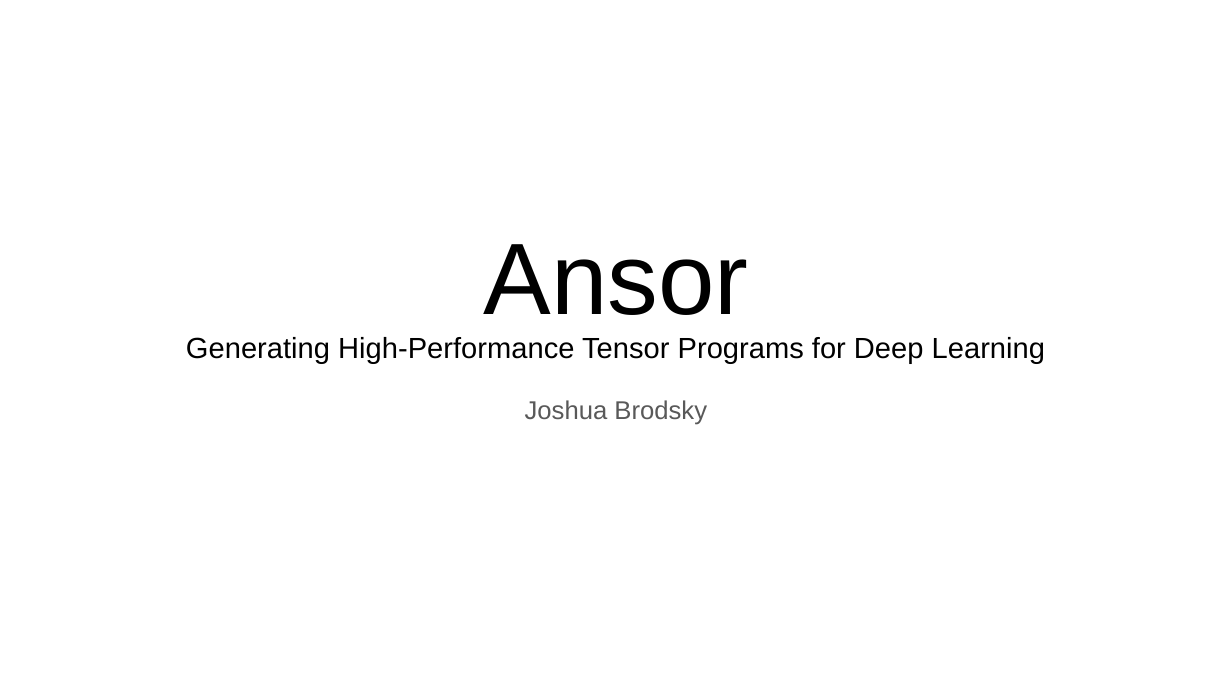
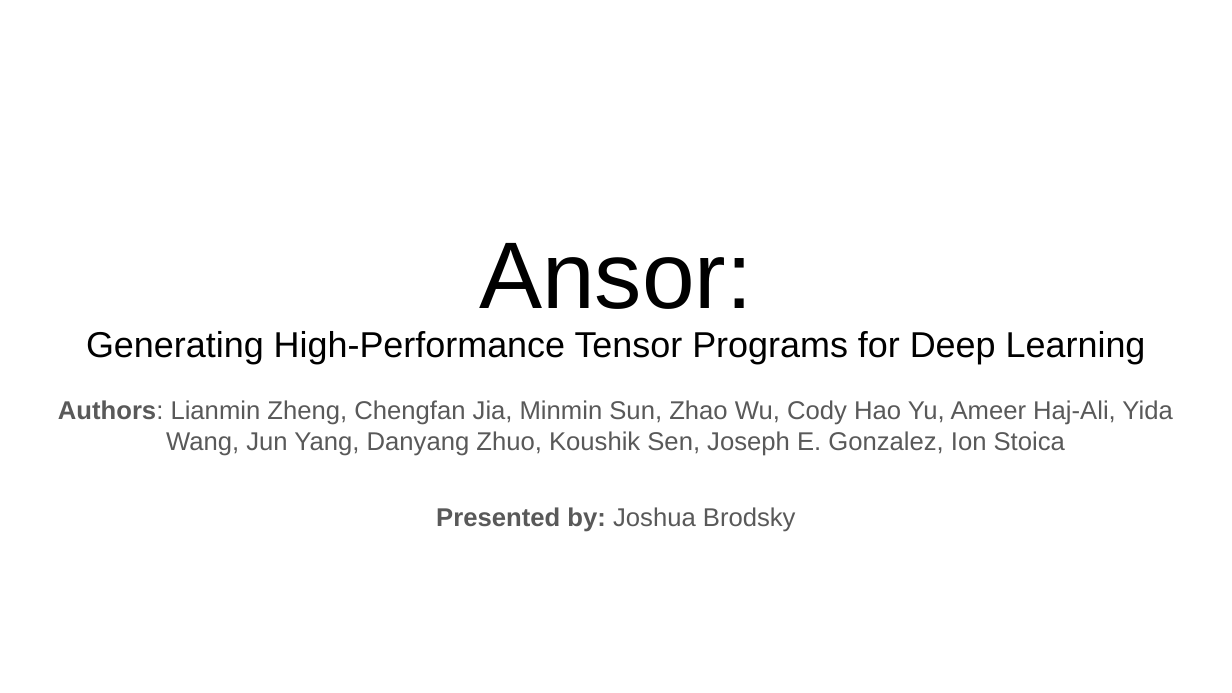
Before and after one commit to TheJoshBrod/CSE598-CompilerForAI-PaperStudies, a slide deck: slide 1 of Notes/Ansor/Ansor_ Generating High-Performance Tensor Programs for Deep Learning.pptx. Drawn at 1232x693 pixels with LibreOffice and Linux fonts; fonts in the diff are those of the drawing. Boxes give left, top, right and bottom in pixels: in the first picture for what was removed or moved away, otherwise in the second. Text is boxed around its words. In the diff, an @@ line names an element or a change of style, - is before the commit and + after.

Commit message:
Ansor: Presentation Final Ver

```diff
--- a/Notes/Ansor/Ansor_ Generating High-Performance Tensor Programs for Deep Learning.pptx
+++ b/Notes/Ansor/Ansor_ Generating High-Performance Tensor Programs for Deep Learning.pptx
@@ title at box(479, 243, 752, 309): text changed; size 59.3 to 55.3 pt @@
-Ansor
+Ansor:
@@ title at box(86, 331, 1146, 364): size 17 to 21 pt @@
@@ subtitle added at box(58, 400, 1172, 456), 15 pt, text #595959 @@
+Authors: Lianmin Zheng, Chengfan Jia, Minmin Sun, Zhao Wu, Cody Hao Yu, Ameer Haj-Ali, Yida Wang, Jun Yang, Danyang Zhuo, Koushik Sen, Joseph E. Gonzalez, Ion Stoica
@@ subtitle at box(436, 507, 796, 532): text changed @@
-Joshua Brodsky
+Presented by: Joshua Brodsky
```
Also in this commit, not shown: 1 other slide changed, 1 slide added.
